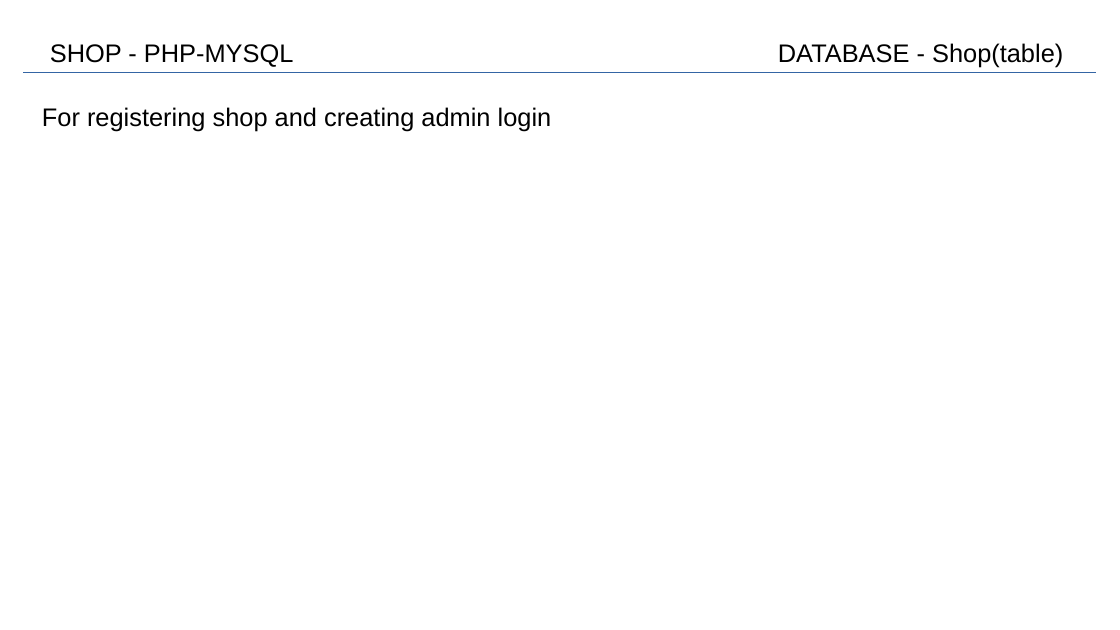
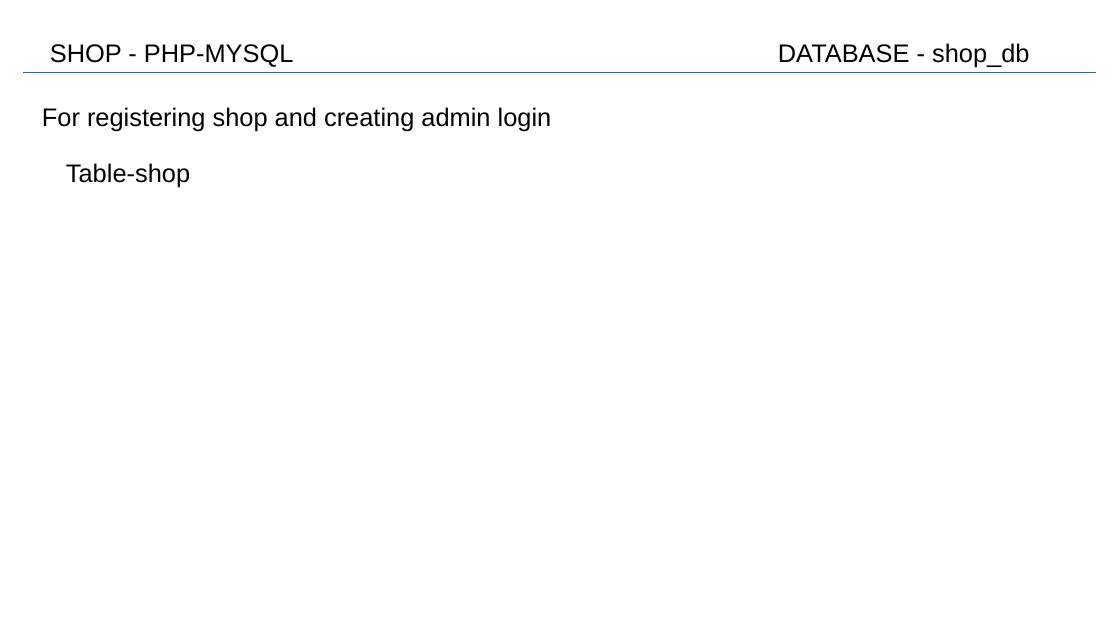
Before and after one commit to saurabhcedcoss/php_mysql_project_shop, a slide deck: slide 7 of shop.odp. Drawn at 1120x630 pixels with LibreOffice and Linux fonts; fonts in the diff are those of the drawing. Boxes give left, top, right and bottom in pixels: in the first picture for what was removed or moved away, otherwise in the second. Text is boxed around its words. In the diff, an @@ line names an element or a change of style, - is before the commit and + after.

```diff
--- a/shop.odp
+++ b/shop.odp
@@ text at [778, 43, 1029, 67]: text changed @@
-DATABASE - Shop(table)
+DATABASE - shop_db
@@ text added at [66, 163, 190, 187], 18 pt, text #000000 @@
+Table-shop
```
Also in this commit, not shown: 1 other slide changed, 12 other files.
